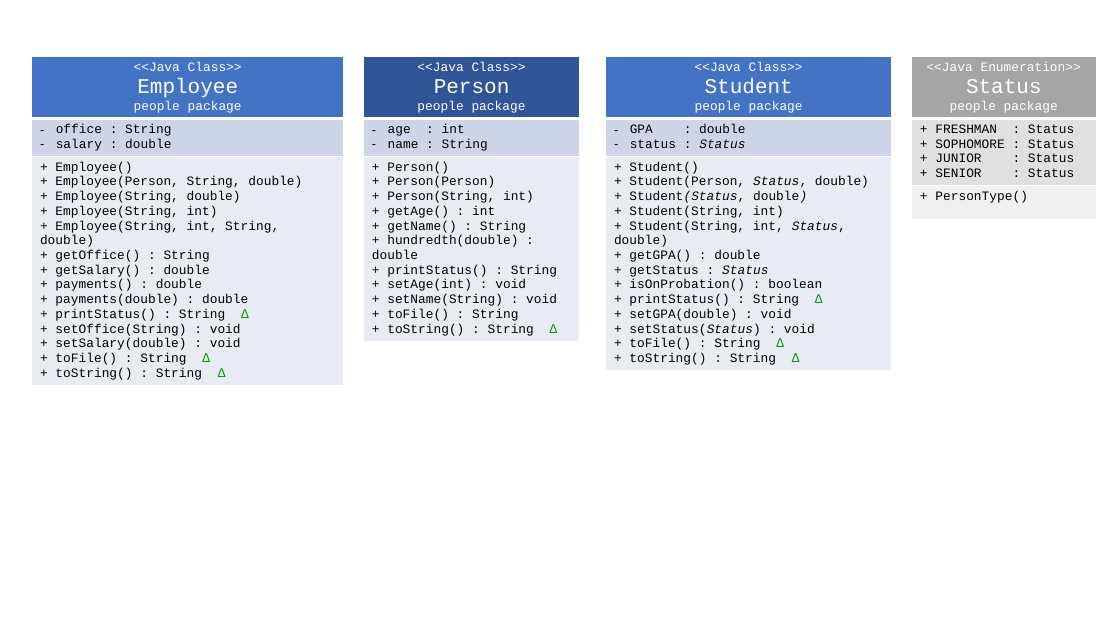
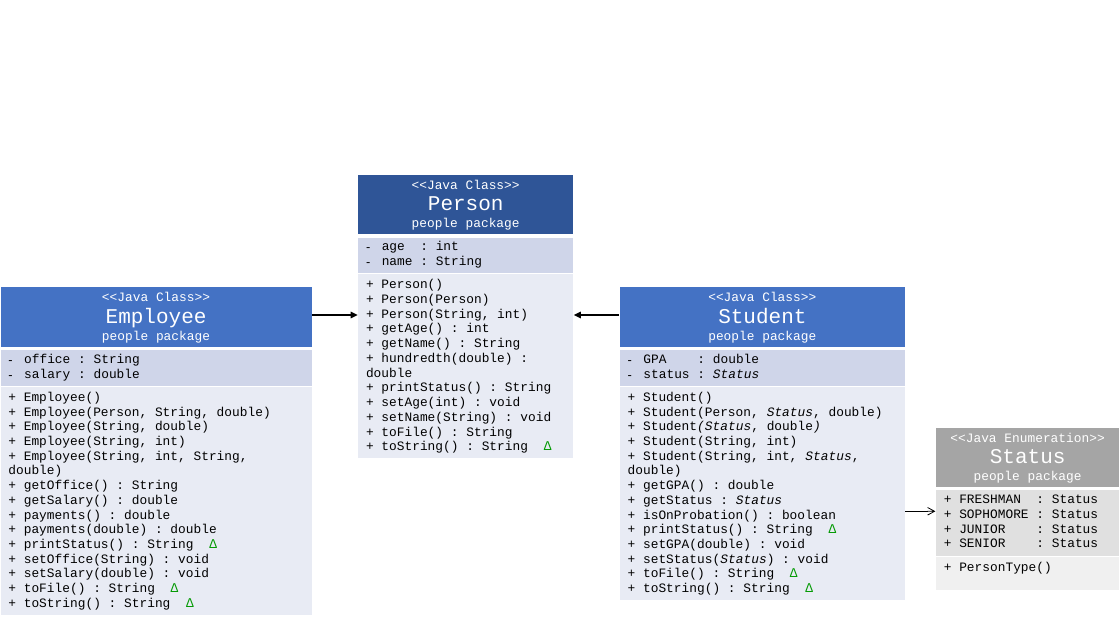
Before and after one commit to MayKeziah/CSC142_Workspace, a slide deck: slide 1 of FinalProject_UML.pptx. Drawn at 1120x630 pixels with LibreOffice and Linux fonts; fonts in the diff are those of the drawing. Boxes give left, top, right and bottom in pixels: in the first picture for what was removed or moved away, otherwise in the second. Text is boxed around its words. In the diff, an @@ line names an element or a change of style, - is before the commit and + after.

```diff
--- a/FinalProject_UML.pptx
+++ b/FinalProject_UML.pptx
@@ table moved from (x1=364, y1=56, x2=580, y2=340) to (x1=358, y1=175, x2=574, y2=457) @@
@@ table moved from (x1=32, y1=56, x2=344, y2=384) to (x1=0, y1=287, x2=313, y2=614) @@
@@ table moved from (x1=606, y1=56, x2=892, y2=369) to (x1=619, y1=287, x2=906, y2=599) @@
@@ arrow added from (313, 315) to (358, 315), #000000 1 pt @@
@@ arrow added from (619, 315) to (574, 315), #000000 1 pt @@
@@ table moved from (x1=912, y1=56, x2=1096, y2=225) to (x1=936, y1=427, x2=1120, y2=596) @@
@@ arrow added from (906, 512) to (936, 512), #000000 0.75 pt @@
```
Also in this commit, not shown: 1 other slide changed, 3 other files.
